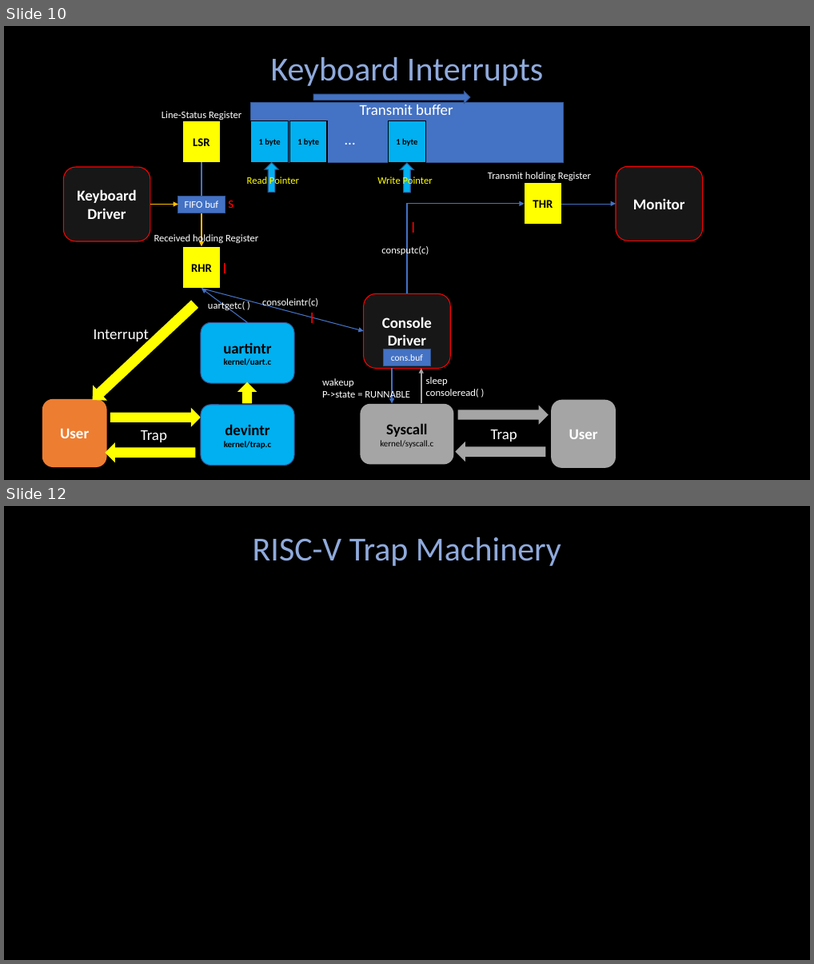
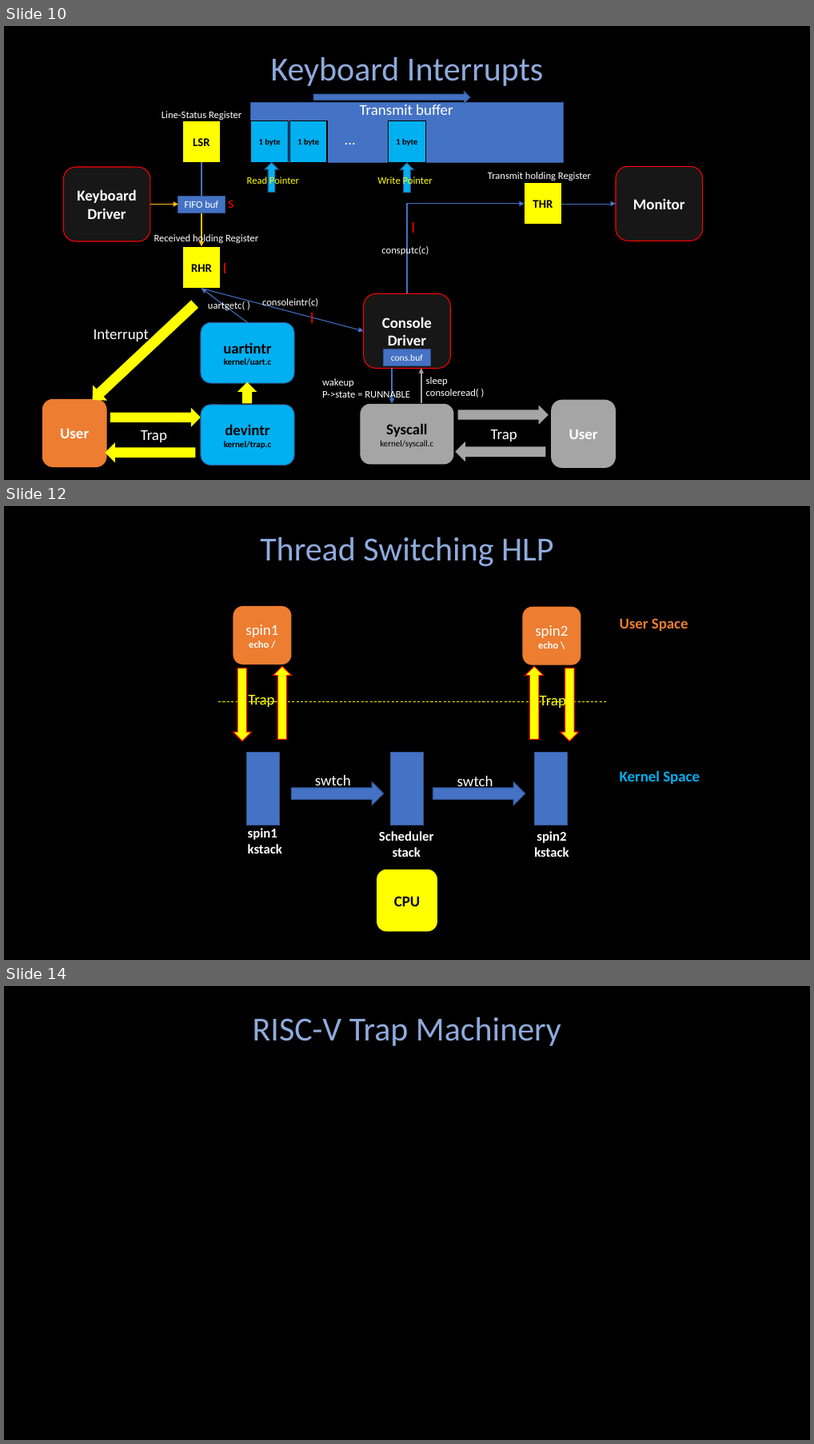
Before and after one commit to Angold-4/os, a slide deck: docs/figures/os1.pptx. Shown one above the other, each under a label of ours: slides 10 and 12 before the commit, slides 10, 12 and 14 after it; the slides between them are not shown. The pictures are 814x964 and 814x1444 pixels, drawn with LibreOffice and Linux fonts; fonts in the diff are those of the drawing. Boxes give left, top, right and bottom in pixels: in the first picture for what was removed or moved away, otherwise in the second. Text is boxed around its words. In the diff, an @@ line names an element or a change of style, - is before the commit and + after.

```diff
--- a/docs/figures/os1.pptx
+++ b/docs/figures/os1.pptx
@@ slide 12 added at [4,506,810,960], background #000000 @@
@@ text added at [260,537,554,567], 40 pt, text #8FAADC @@
+Thread Switching HLP
@@ rounded rectangle added at [234,606,292,664], fill #ED7D31, 18 pt, text #FFFFFF @@
+spin1
+echo /
@@ rounded rectangle added at [523,607,582,665], fill #ED7D31, 18 pt, text #FFFFFF @@
+spin2
+echo \
@@ text added at [620,618,689,631], 18 pt, text #ED7D31, bold @@
+User Space
@@ down arrow added at [234,668,251,741], fill #FFFF00, outline #FF0000 1 pt @@
@@ up arrow added at [274,666,291,740], fill #FFFF00, outline #FF0000 1 pt @@
@@ up arrow added at [526,666,544,740], fill #FFFF00, outline #FF0000 1 pt @@
@@ down arrow added at [561,668,578,741], fill #FFFF00, outline #FF0000 1 pt @@
@@ text added at [248,695,274,707], 18 pt, text #FFFF00 @@
+Trap
@@ text added at [540,692,566,709], 18 pt, text #FFFF00 @@
+Trap
@@ line added from (218, 701) to (608, 701), #FFFF00 0.75 pt dashed @@
@@ rectangle added at [246,752,279,825], fill #4472C4, outline #325491 1 pt @@
@@ rectangle added at [391,752,424,825], fill #4472C4, outline #325491 1 pt @@
@@ rectangle added at [535,752,568,825], fill #4472C4, outline #325491 1 pt @@
@@ right arrow added at [292,782,384,805], fill #4472C4, outline #325491 1 pt @@
@@ text added at [315,775,351,790], 18 pt, text #FFFFFF @@
+swtch
@@ right arrow added at [434,782,526,805], fill #4472C4, outline #325491 1 pt @@
@@ text added at [458,776,494,790], 18 pt, text #FFFFFF @@
+swtch
@@ text added at [620,770,700,784], 18 pt, text #00B0F0, bold @@
+Kernel Space
@@ text added at [248,828,282,853], 16 pt, text #FFFFFF, bold @@
+spin1
+kstack
@@ text added at [379,831,434,856], 16 pt, text #FFFFFF, bold @@
+Scheduler
+stack
@@ text added at [534,831,569,856], 16 pt, text #FFFFFF, bold @@
+spin2
+kstack
@@ rounded rectangle added at [377,869,437,932], fill #FFFF00, 18 pt, text #000000, bold @@
+CPU
@@ what was slide 12 is now slide 14 @@
```
Also in this commit, not shown: 1 slide changed, 1 other slide added, 12 other files.
